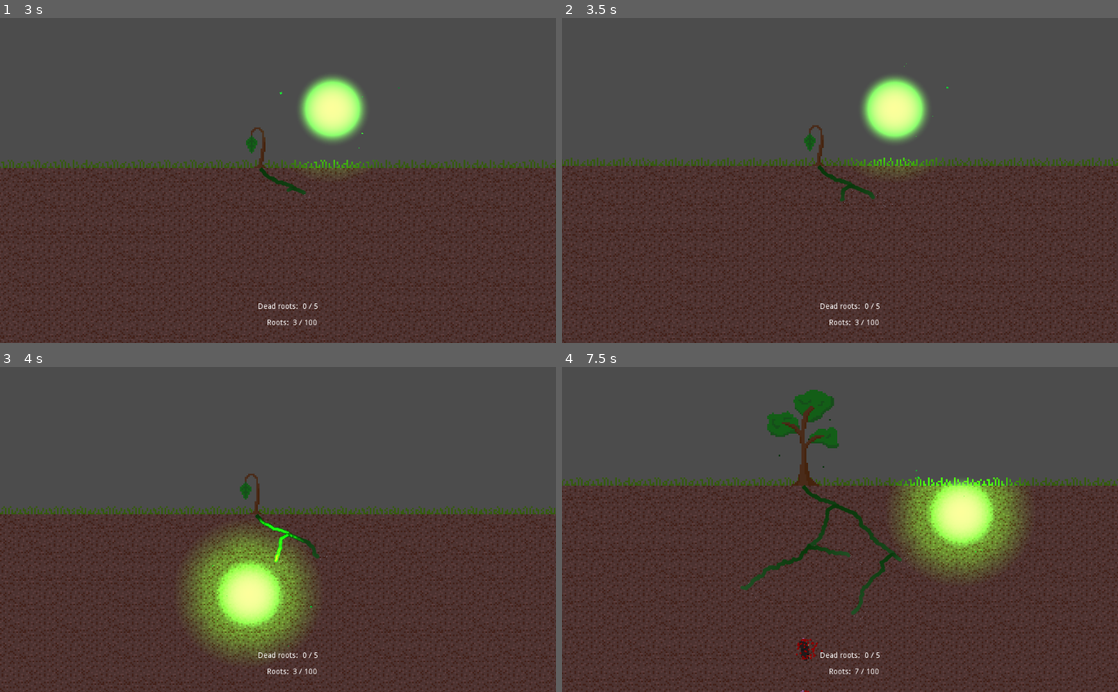
Above: before the commit, frames 1-4 (two rows, left to right).
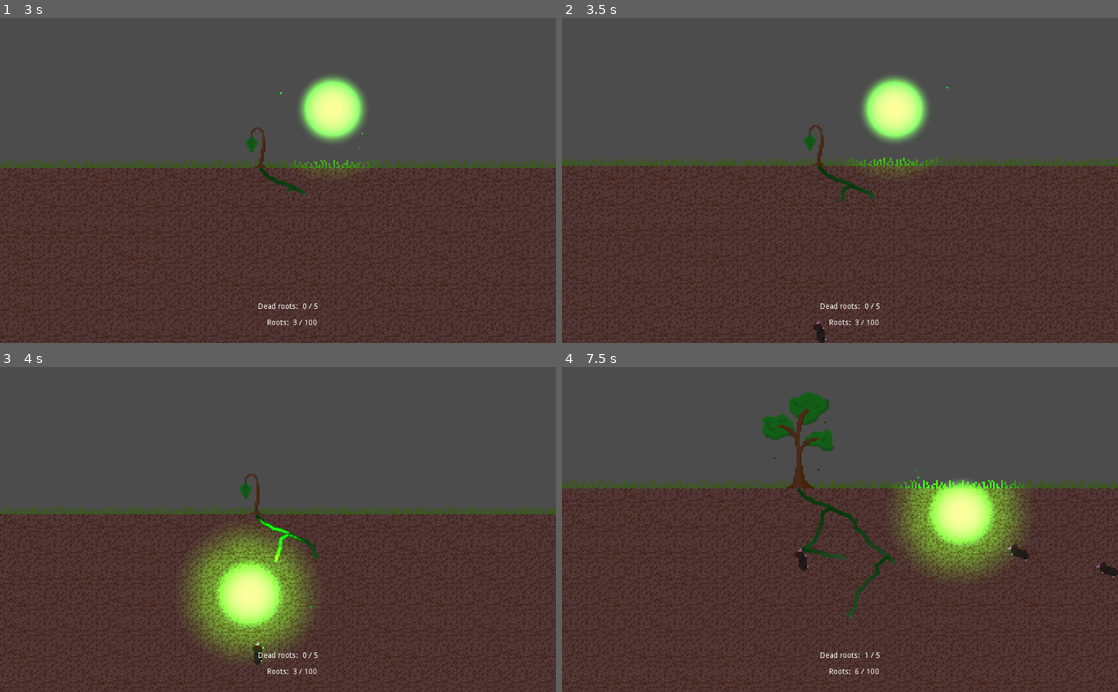
Above: after the commit, the same moments.

Repository: TaneliR/fgj2023
Game: Godot game, scene res://Scenes/Start.tscn
Two runs of this game, one before a commit and one after it. Both use one fixed random seed, a clock stepped at 60 frames per second and the inputs below.
Inputs (mouse positions are in pixels of both pictures, inside the frame that each line leads up to):
- Up to frame 1 (3 s): click (378, 183) at 0.5 s; move the mouse to (400, 164) at 1.27 s; press the mouse at (400, 164) at 1.28 s; hold Up (ui_up) 1.28-2.03 s; move the mouse to (166, 196) at 2.02 s; release the mouse at (166, 196) at 2.03 s; hold Down (ui_down) 2.03-2.78 s; click (166, 196) at 2.1 s; move the mouse to (333, 109) at 2.77 s; press the mouse at (333, 109) at 2.78 s; hold Up (ui_up) from 2.78 s (still down)
- Up to frame 2 (3.5 s): keep holding Up (ui_up)
- Up to frame 3 (4 s): keep holding Up (ui_up); move the mouse to (250, 594) at 3.52 s; release the mouse at (250, 594) at 3.53 s; click (250, 594) at 3.6 s
- Up to frame 4 (7.5 s): move the mouse to (1006, 578) at 4.27 s; release Up (ui_up) at 4.28 s; press the mouse at (1006, 578) at 4.28 s; hold Down (ui_down) 4.28-6.53 s; move the mouse to (823, 672) at 5.02 s; release the mouse at (823, 672) at 5.03 s; click (823, 672) at 5.1 s; move the mouse to (867, 529) at 5.77 s; press the mouse at (867, 529) at 5.78 s; move the mouse to (756, 448) at 6.52 s; release the mouse at (756, 448) at 6.53 s; hold Up (ui_up) from 6.53 s (still down); click (756, 448) at 6.6 s; move the mouse to (962, 513) at 7.27 s; press the mouse at (962, 513) at 7.28 s

Frame 1 is identical in both runs. In frame 2, less than 0.1% of the frame differs, in the area x 45-48%, y 93-100%; in frame 3, less than 0.1%; in frame 4, 7.8%, in the area x 0-100%, y 7-100%.

Commit message:
Adjust balance

Diff:
--- a/Roots/Scripts/MoleSpawnerScript.gd
+++ b/Roots/Scripts/MoleSpawnerScript.gd
@@ -28,14 +28,14 @@
 	timer2.connect("timeout", self, "_on_timer2_timeout")
 	add_child(timer1)
 	add_child(timer2)
-	timer1.start(2)
+	timer2.start(0.5)
 
-func _on_timer1_timeout():
-	timer2.start(1)
+#func _on_timer1_timeout():
+#	timer2.start(0.5)
 
 func _on_timer2_timeout():
 	randomize_and_spawn()
-	timer2.start(1)
+	timer2.start(0.5)
 
 func _process(delta):
 	if going_down:
--- a/Roots/Scripts/mole.gd
+++ b/Roots/Scripts/mole.gd
@@ -1,7 +1,7 @@
 extends KinematicBody2D
 
-export (int) var speed = 50
-var hits = 60
+export (int) var speed = 100
+var hits = 15
 
 onready var timer = Timer.new()
 onready var target = position
@@ -22,7 +22,7 @@
 	add_child(timer)
 
 func _on_timer_timeout():
-	speed = 50
+	speed = 100
 
 func get_target():
 	var targets = get_tree().get_nodes_in_group("roots")
